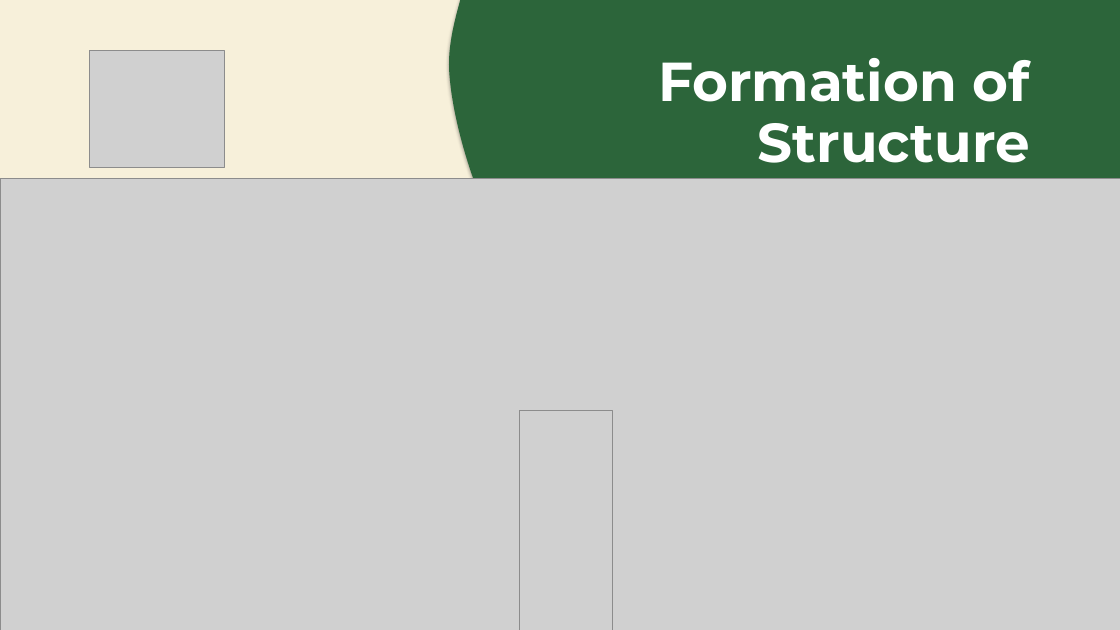
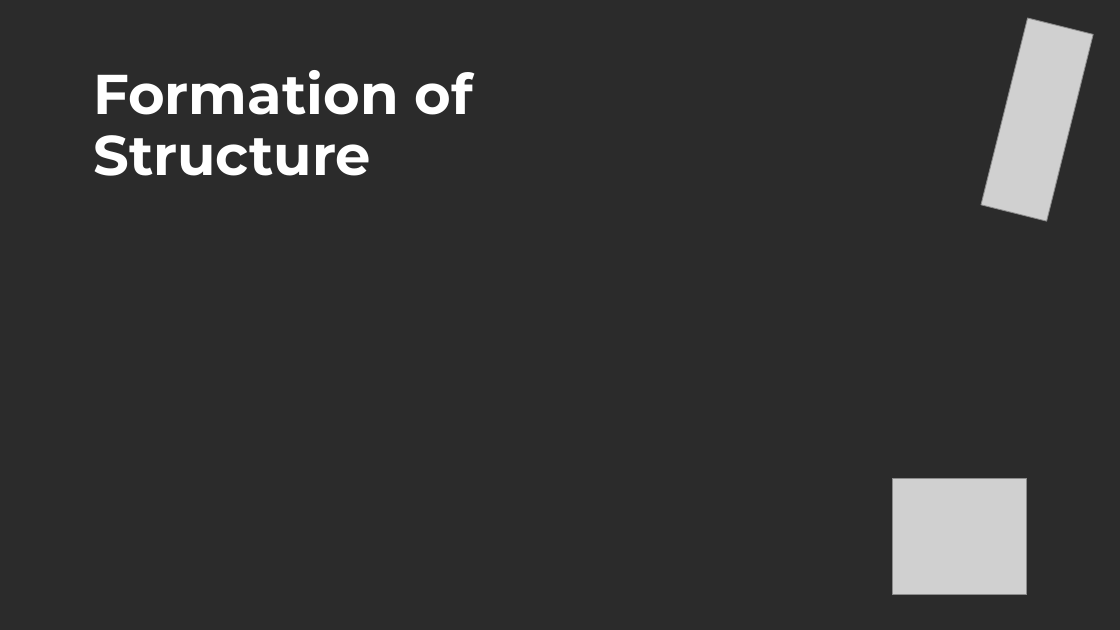
Before and after one commit to linneamoritznyc/final-SFWsite-Linnea, a slide deck: slide 3 of exports/stephanie/how-it-works/how-it-works-thumbnails.pptx. Drawn at 1120x630 pixels with LibreOffice and Linux fonts; fonts in the diff are those of the drawing; grey boxes stand for pictures; background and template pictures are left out; a plain dark background stands for a picture behind light text. Boxes give left, top, right and bottom in pixels: in the first picture for what was removed or moved away, otherwise in the second. Text is boxed around its words. In the diff, an @@ line names an element or a change of style, - is before the commit and + after.

```diff
--- a/exports/stephanie/how-it-works/how-it-works-thumbnails.pptx
+++ b/exports/stephanie/how-it-works/how-it-works-thumbnails.pptx
@@ background #FFFFFF to picture (left out) @@
@@ rectangle removed at (x1=0, y1=0, x2=1120, y2=630) @@
@@ freeform shape removed at (x1=450, y1=0, x2=1120, y2=630) @@
@@ picture added at (x1=981, y1=18, x2=1094, y2=221) @@
@@ picture removed at (x1=90, y1=50, x2=224, y2=167) @@
@@ text "Formation of" moved from (x1=658, y1=58, x2=1030, y2=163) to (x1=93, y1=70, x2=473, y2=176) @@
@@ text "Formation of" at (x1=93, y1=70, x2=473, y2=176): size 47 to 48 pt; alignment right to left @@
@@ picture removed at (x1=0, y1=178, x2=1120, y2=630) @@
@@ picture removed at (x1=519, y1=411, x2=613, y2=630) @@
@@ picture added at (x1=892, y1=478, x2=1027, y2=595) @@
```
Also in this commit, not shown: 5 other slides changed, 26 other files.
